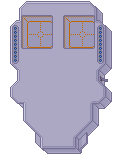
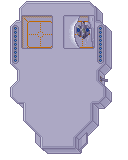
Layered file, before and after one edit (w=128, h=160). Changes by layer:
added layer "Crashed stuff" above "Bottom Layer" over bbox(64, 16, 94, 48)
